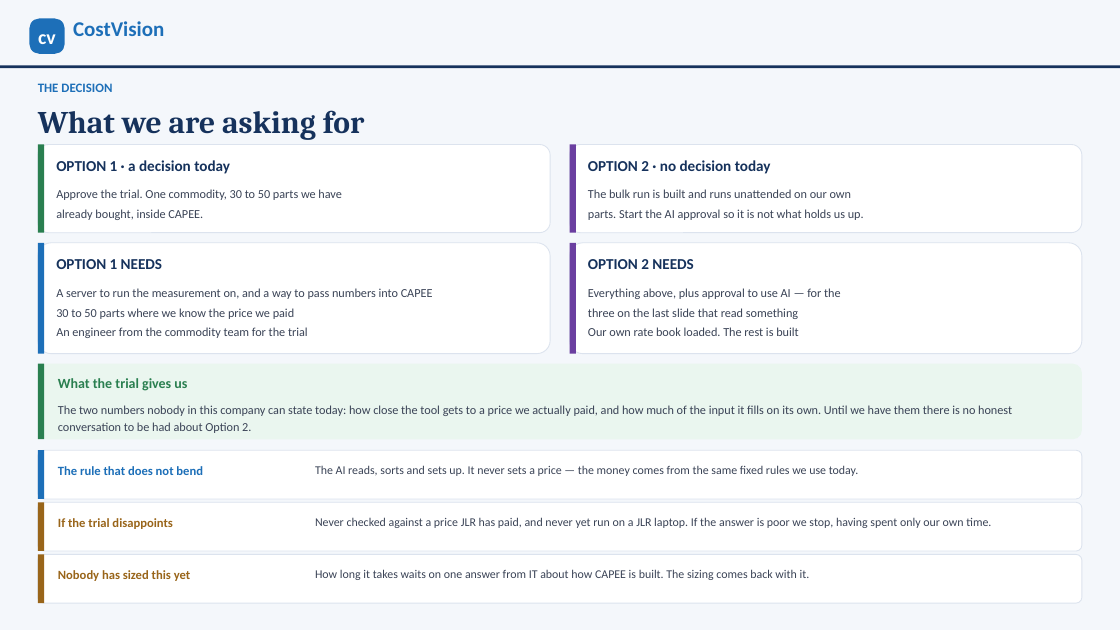
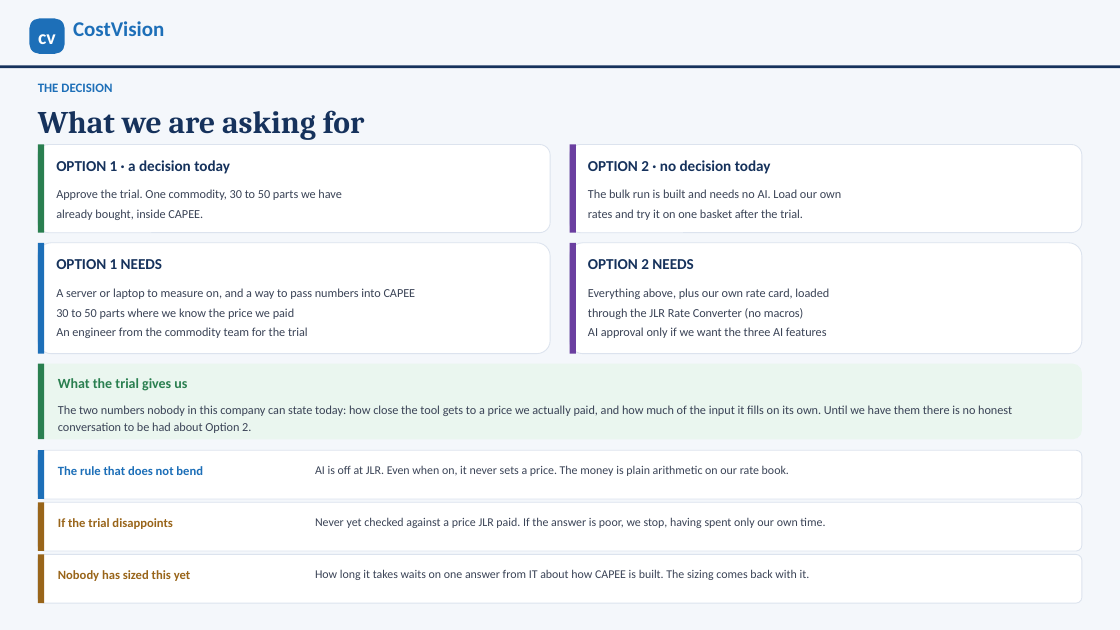
Before and after one commit to bhosaleavinash546/leamington-marathi, a slide deck: slide 5 of CostVision-CAPEE-Business-Case.pptx. Drawn at 1120x630 pixels with LibreOffice and Linux fonts; fonts in the diff are those of the drawing. Boxes give left, top, right and bottom in pixels: in the first picture for what was removed or moved away, otherwise in the second. Text is boxed around its words. In the diff, an @@ line names an element or a change of style, - is before the commit and + after.

```diff
--- a/CostVision-CAPEE-Business-Case.pptx
+++ b/CostVision-CAPEE-Business-Case.pptx
@@ text at [588, 189, 841, 220]: text changed @@
-The bulk run is built and runs unattended on our own
-parts. Start the AI approval so it is not what holds us up.
+The bulk run is built and needs no AI. Load our own
+rates and try it on one basket after the trial.
@@ text at [56, 288, 416, 299]: text changed @@
-A server to run the measurement on, and a way to pass numbers into CAPEE
+A server or laptop to measure on, and a way to pass numbers into CAPEE
@@ text at [588, 288, 829, 338]: text changed @@
-Everything above, plus approval to use AI — for the
-three on the last slide that read something
-Our own rate book loaded. The rest is built
+Everything above, plus our own rate card, loaded
+through the JLR Rate Converter (no macros)
+AI approval only if we want the three AI features
@@ text at [315, 465, 789, 476]: text changed @@
-The AI reads, sorts and sets up. It never sets a price — the money comes from the same fixed rules we use today.
+AI is off at JLR. Even when on, it never sets a price. The money is plain arithmetic on our rate book.
@@ text at [315, 517, 825, 528]: text changed @@
-Never checked against a price JLR has paid, and never yet run on a JLR laptop. If the answer is poor we stop, having spent only our own time.
+Never yet checked against a price JLR paid. If the answer is poor, we stop, having spent only our own time.
```
Also in this commit, not shown: 4 other slides changed, 3 other files.
